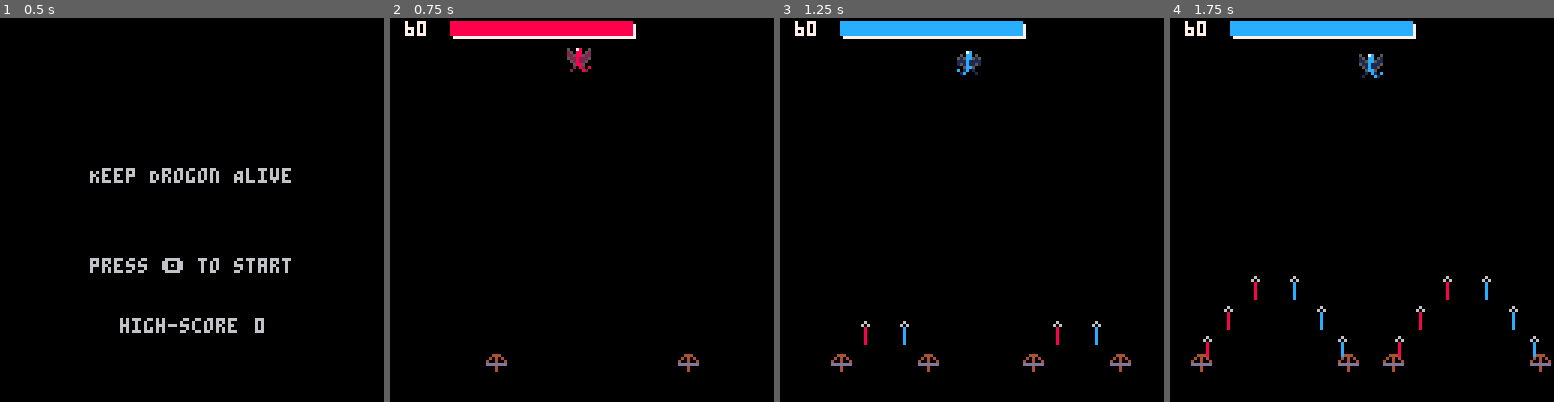
Above: before the commit, frames 1-4 (left to right).
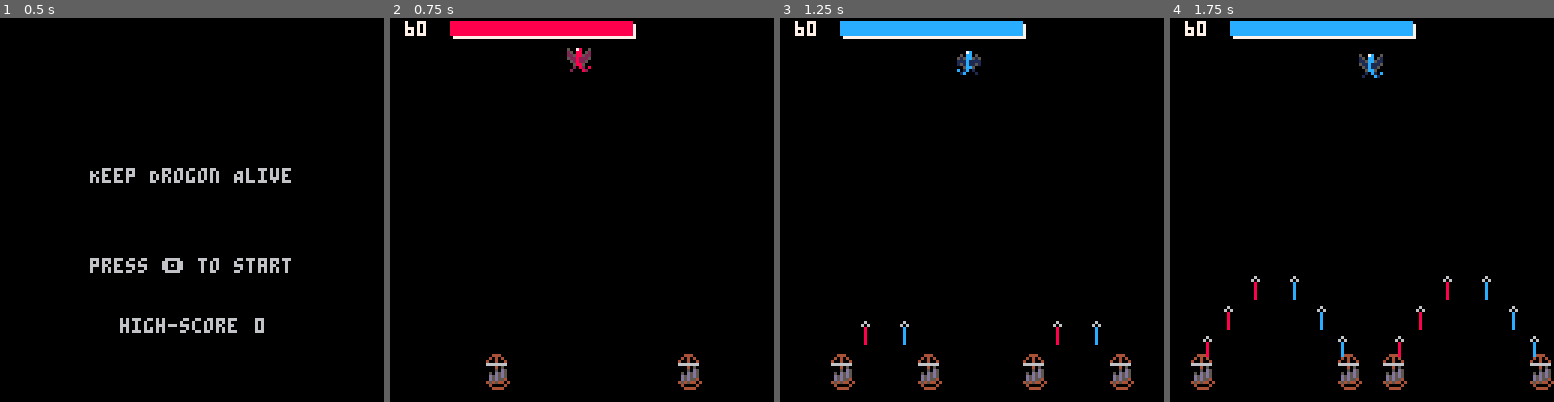
Above: after the commit, the same moments.

Repository: HuangJunye/Keep-Drogon-alive
Game: PICO-8 cartridge keep-drogon-alive.p8
The game is run twice, just before and just after one commit, with the same random seed, the same clock (stepped at 60 frames per second) and the same inputs.
Inputs:
- Up to frame 1 (0.5 s): tap X (X key) at 0.33 s
- Up to frame 2 (0.75 s): tap O (Z key) at 0.7 s
- Up to frame 3 (1.25 s): tap X (X key) at 1.07 s
- Up to frame 4 (1.75 s): hold Right from 1.6 s (still down); tap O (Z key) at 1.7 s

Frame 1 is identical in both runs. In frame 2, 0.5% of the frame differs, in the area x 25-82%, y 89-97%; in frame 3, 1.0%, in the area x 13-93%, y 89-97%; in frame 4, 1.0%.

Commit message:
add ship sprite

Diff:
--- a/keep-drogon-alive.p8
+++ b/keep-drogon-alive.p8
@@ -398,6 +398,7 @@
 
   for c in all(crossbows) do
     spr(c.sp,c.x,c.y)
+    spr(c.sp+16,c.x,c.y+6)
   end
 
   draw_ui()
@@ -675,35 +676,35 @@
 00444000000800000000000000000000000000000000000000000000000000000000000000000000000000000000000000000000000000000000000000000000
 04040400000800000000000000000000000000000000000000000000000000000000000000000000000000000000000000000000000000000000000000000000
 40040040000800000000000000000000000000000000000000000000000000000000000000000000000000000000000000000000000000000000000000000000
-ddddddd0000800000000000000000000000000000000000000000000000000000000000000000000000000000000000000000000000000000000000000000000
+66666660000800000000000000000000000000000000000000000000000000000000000000000000000000000000000000000000000000000000000000000000
 00040000000800000000000000000000000000000000000000000000000000000000000000000000000000000000000000000000000000000000000000000000
 00040000000800000000000000000000000000000000000000000000000000000000000000000000000000000000000000000000000000000000000000000000
-00000000000600000000000000000000000000000000000000000000000000000000000000000000000000000000000000000000000000000000000000000000
-00000000006060000000000000000000000000000000000000000000000000000000000000000000000000000000000000000000000000000000000000000000
-00000000000c00000000000000000000000000000000000000000000000000000000000000000000000000000000000000000000000000000000000000000000
-00000000000c00000000000000000000000000000000000000000000000000000000000000000000000000000000000000000000000000000000000000000000
-00000000000c00000000000000000000000000000000000000000000000000000000000000000000000000000000000000000000000000000000000000000000
-00000000000c00000000000000000000000000000000000000000000000000000000000000000000000000000000000000000000000000000000000000000000
-00000000000c00000000000000000000000000000000000000000000000000000000000000000000000000000000000000000000000000000000000000000000
-00000000000c00000000000000000000000000000000000000000000000000000000000000000000000000000000000000000000000000000000000000000000
-…(21 lines of a section not shown)…
+00000500000600000000000000000000000000000000000000000000000000000000000000000000000000000000000000000000000000000000000000000000
+00050d50006060000000000000000000000000000000000000000000000000000000000000000000000000000000000000000000000000000000000000000000
+050d5d50000c00000000000000000000000000000000000000000000000000000000000000000000000000000000000000000000000000000000000000000000
+0d5d5d50000c00000000000000000000000000000000000000000000000000000000000000000000000000000000000000000000000000000000000000000000
+0d5d5540000c00000000000000000000000000000000000000000000000000000000000000000000000000000000000000000000000000000000000000000000
+45454404000c00000000000000000000000000000000000000000000000000000000000000000000000000000000000000000000000000000000000000000000
+04000040000c00000000000000000000000000000000000000000000000000000000000000000000000000000000000000000000000000000000000000000000
+00444400000c00000000000000000000000000000000000000000000000000000000000000000000000000000000000000000000000000000000000000000000
+…(21 lines of a section not shown)…
